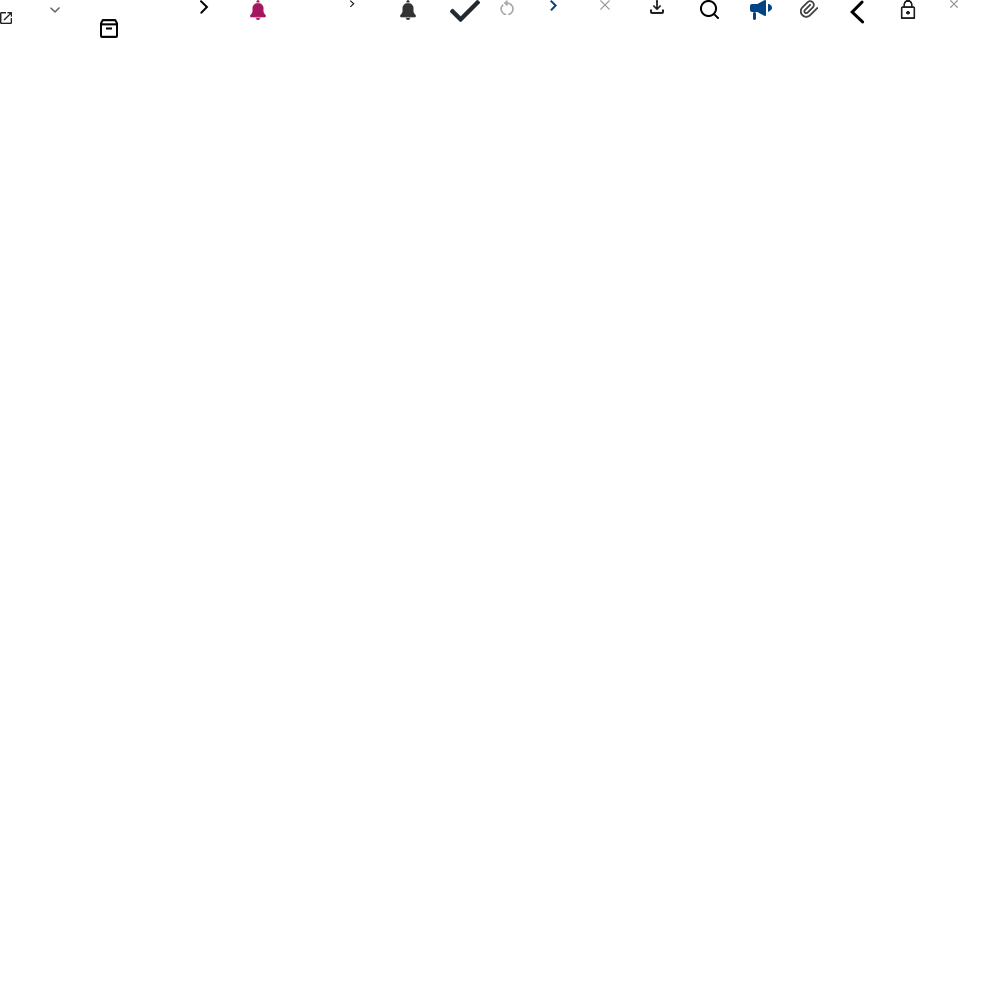
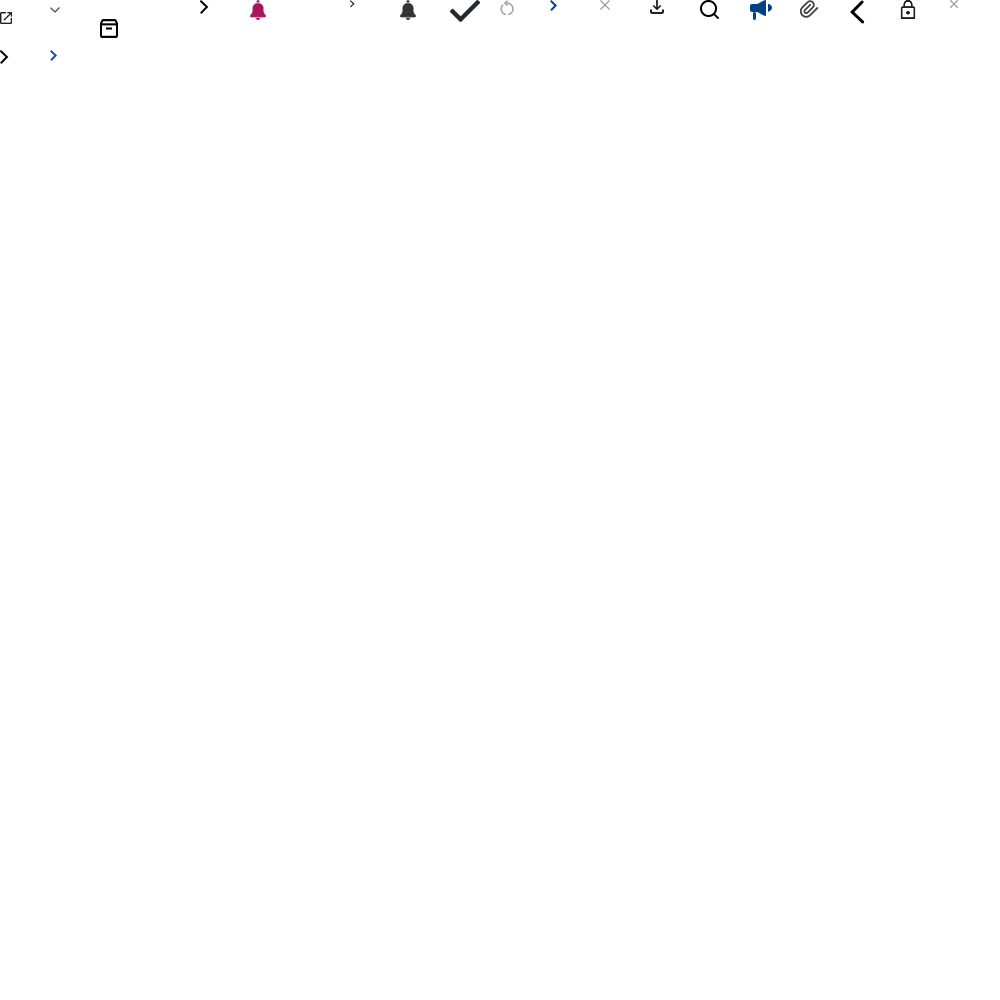
Comparing the layer stacks of the two 1000px x 1000px images. Changes:
added group "그룹 2" with 2 layers above "그룹 1" over [0,50,57,64]
added layer "레이어 27" in group "그룹 2" over [50,50,57,61]
added layer "레이어 26" in group "그룹 2" over [0,50,9,64]
